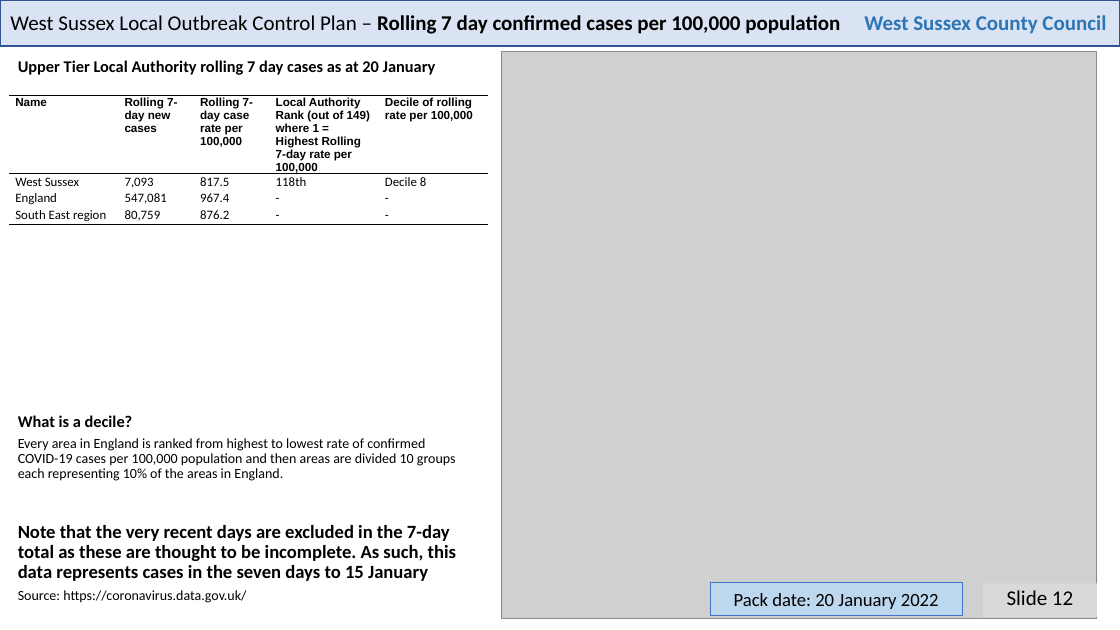
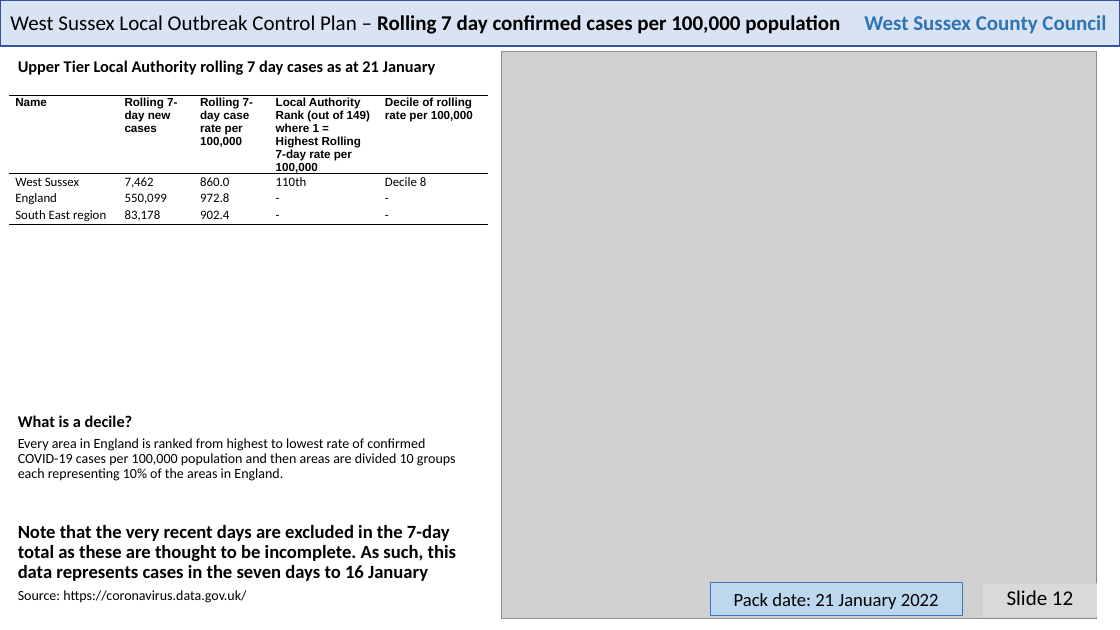
Before and after one commit to psychty/wsx_covid_datapack_public, a slide deck: slide 12 of Latest_West_Sussex_C19_slide_deck.pptx. Drawn at 1120x630 pixels with LibreOffice and Linux fonts; fonts in the diff are those of the drawing; grey boxes stand for pictures. Boxes give left, top, right and bottom in pixels: in the first picture for what was removed or moved away, otherwise in the second. Text is boxed around its words. In the diff, an @@ line names an element or a change of style, - is before the commit and + after.

```diff
--- a/Latest_West_Sussex_C19_slide_deck.pptx
+++ b/Latest_West_Sussex_C19_slide_deck.pptx
@@ text at bbox=[18, 60, 436, 75]: text changed @@
-Upper Tier Local Authority rolling 7 day cases as at 20 January
+Upper Tier Local Authority rolling 7 day cases as at 21 January
@@ table at bbox=[9, 96, 488, 329] @@
-row 2: West Sussex | 7,093 | 817.5 | 118th | Decile 8
+row 2: West Sussex | 7,462 | 860.0 | 110th | Decile 8
-row 3, column 2: 547,081
+row 3, column 2: 550,099
-row 3, column 3: 967.4
+row 3, column 3: 972.8
-row 4, column 2: 80,759
+row 4, column 2: 83,178
-row 4, column 3: 876.2
+row 4, column 3: 902.4
@@ text at bbox=[18, 525, 456, 581]: text changed @@
-Note that the very recent days are excluded in the 7-day total as these are thought to be incomplete. As such, this data represents cases in the seven days to 15 January
+Note that the very recent days are excluded in the 7-day total as these are thought to be incomplete. As such, this data represents cases in the seven days to 16 January
@@ text in rectangle at bbox=[734, 593, 939, 609]: text changed @@
-Pack date: 20 January 2022
+Pack date: 21 January 2022
```
Also in this commit, not shown: 21 other slides changed, 59 other files.
